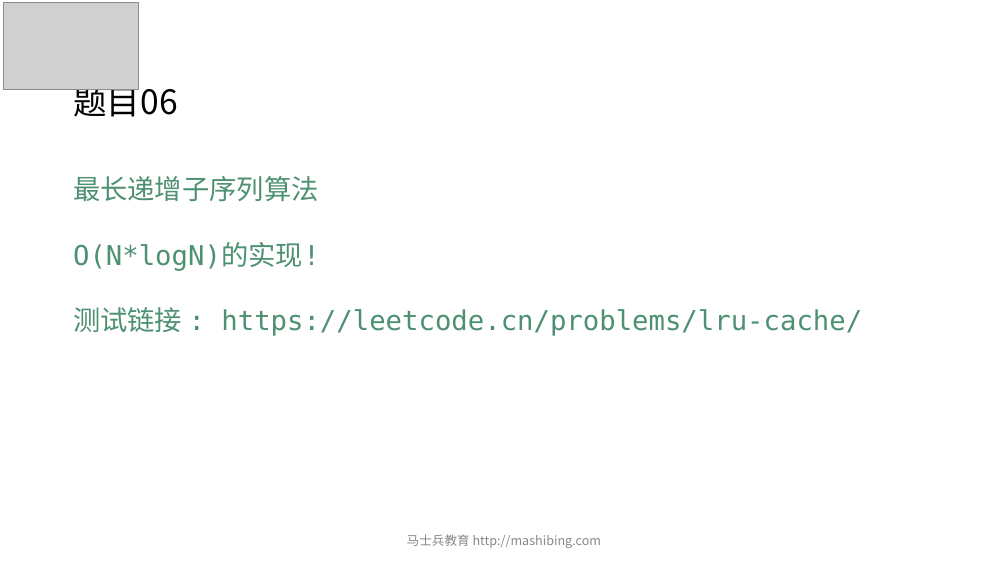
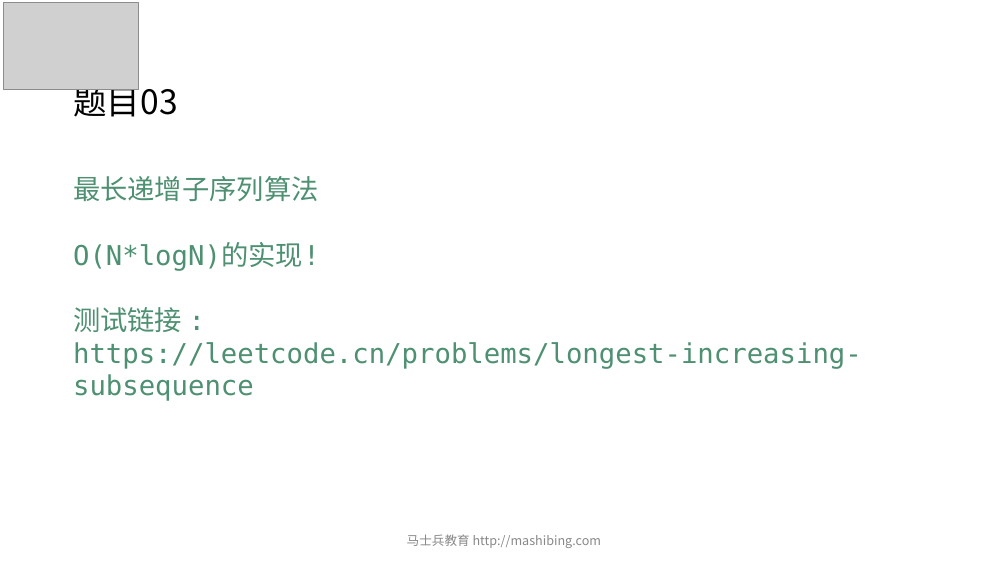
Before and after one commit to wblksheep/algorithm-zuo-msb-code, a slide deck: slide 4 of MCA算法突击课/第03期/ppt/powerpoint/第04节.pptx (slide 8 before the commit). Drawn at 1008x567 pixels with LibreOffice and Linux fonts; fonts in the diff are those of the drawing; grey boxes stand for pictures. Boxes give left, top, right and bottom in pixels: in the first picture for what was removed or moved away, otherwise in the second. Text is boxed around its words. In the diff, an @@ line names an element or a change of style, - is before the commit and + after.

```diff
--- a/MCA算法突击课/第03期/ppt/powerpoint/第04节.pptx
+++ b/MCA算法突击课/第03期/ppt/powerpoint/第04节.pptx
@@ title at [73, 80, 178, 117]: text changed @@
-题目06
+题目03
@@ text at [73, 307, 862, 401]: text changed @@
-测试链接 : https://leetcode.cn/problems/lru-cache/
+测试链接 :
+https://leetcode.cn/problems/longest-increasing-subsequence
```
Also in this commit, not shown: 2 other slides changed, 4 slides removed, 10 other files.
